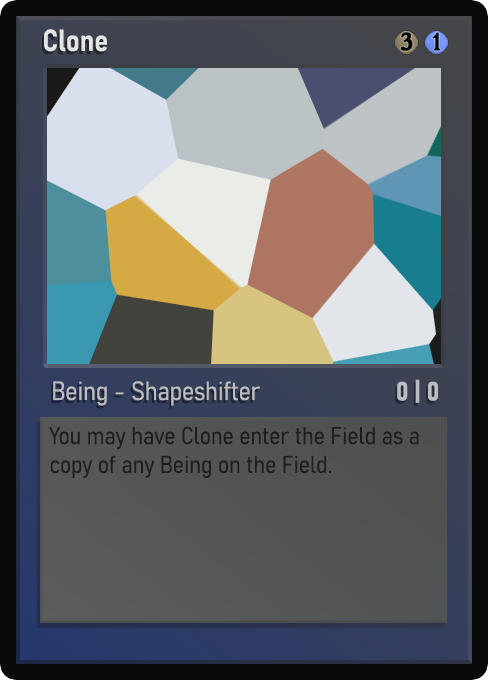
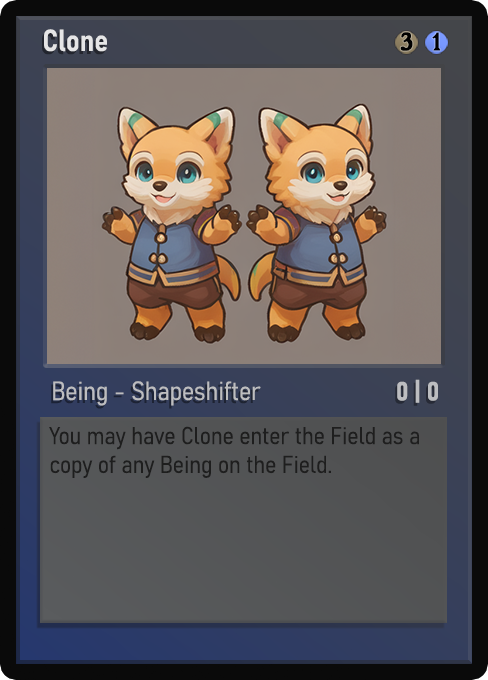
Two versions of the same layered image (488 × 680). Layer-by-layer changes:
painted on "Name" over (x1=44, y1=30, x2=107, y2=51)
painted on "AtkDef" over (x1=407, y1=382, x2=437, y2=397)
painted on "Class" over (x1=53, y1=381, x2=261, y2=405)
painted on "Desc_norm" over (x1=50, y1=428, x2=419, y2=478)
painted on "Artwork" over (x1=47, y1=68, x2=441, y2=364)
